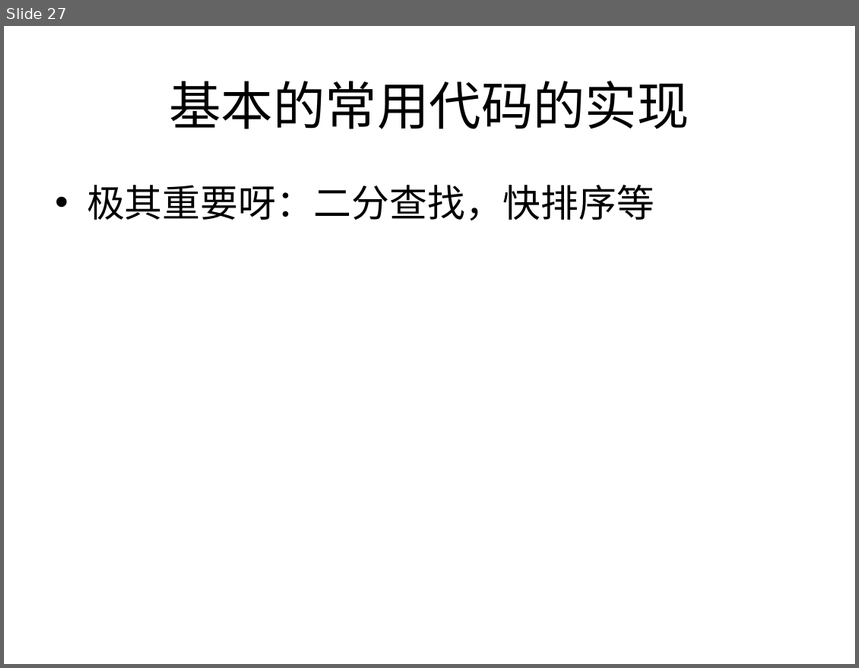
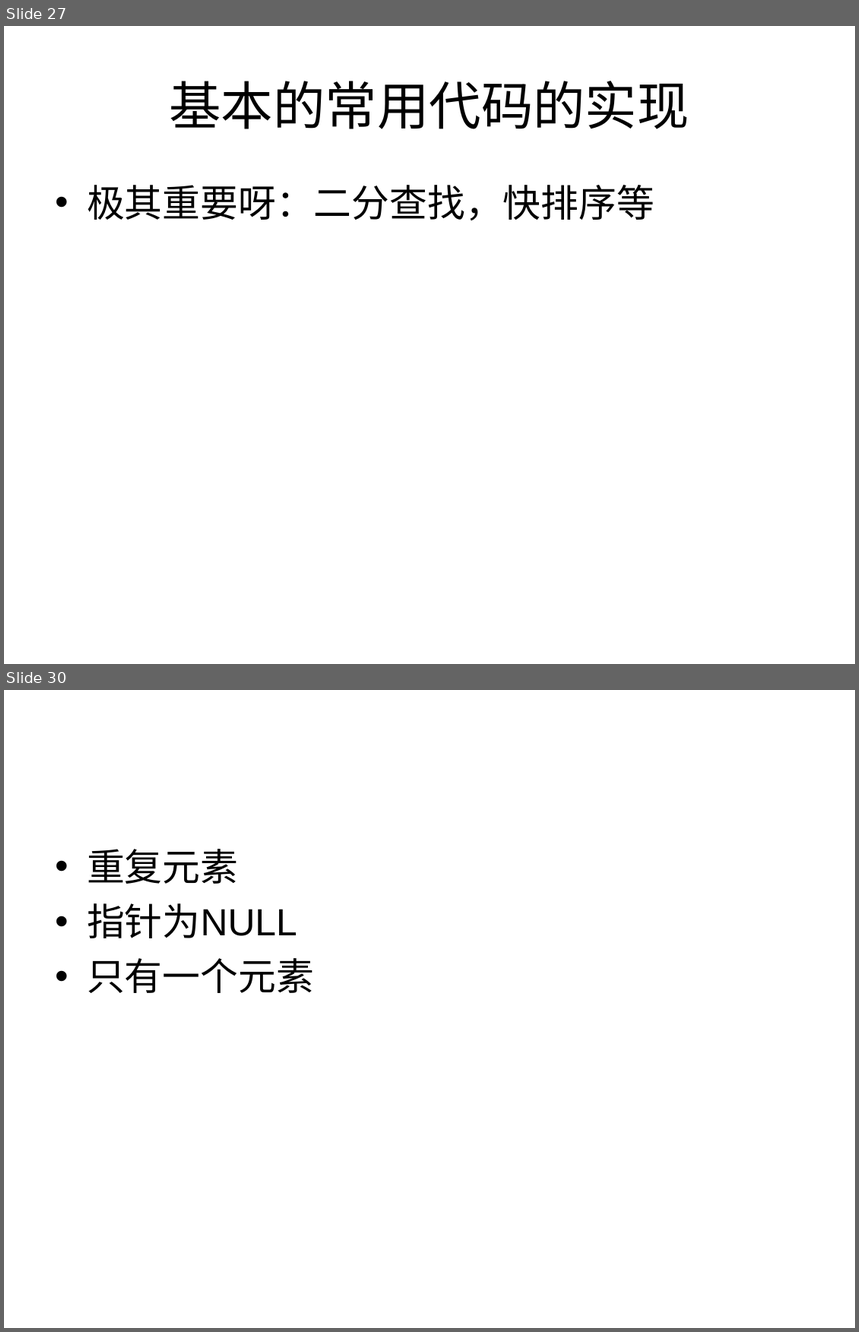
Before and after one commit to houjingbiao/leetcode, a slide deck: solutions/00conclusion.ppt. Shown one above the other, each under a label of ours: slide 27 before the commit, slides 27 and 30 after it; the slides between them are not shown. The pictures are 859x668 and 859x1332 pixels, drawn with LibreOffice and Linux fonts; fonts in the diff are those of the drawing. Boxes give left, top, right and bottom in pixels: in the first picture for what was removed or moved away, otherwise in the second. Text is boxed around its words. In the diff, an @@ line names an element or a change of style, - is before the commit and + after.

```diff
--- a/solutions/00conclusion.ppt
+++ b/solutions/00conclusion.ppt
@@ slide 30 added at (x1=4, y1=690, x2=855, y2=1328), background #FFFFFF @@
@@ text added at (x1=87, y1=849, x2=314, y2=993), 32 pt, text #000000 @@
+• 重复元素
+• 指针为NULL
+• 只有一个元素
```
Also in this commit, not shown: 2 other slides added, 2 other files.
